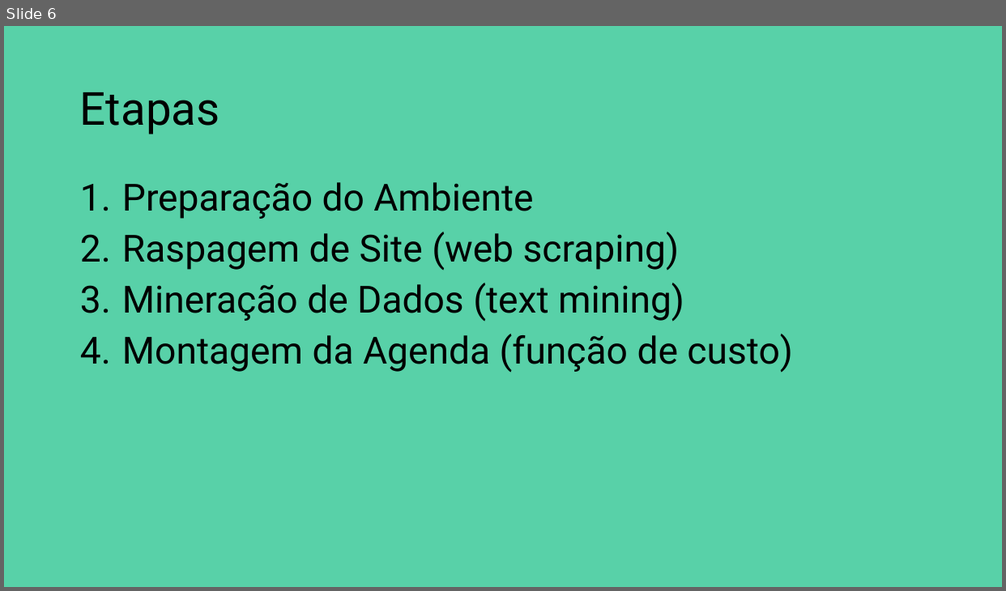
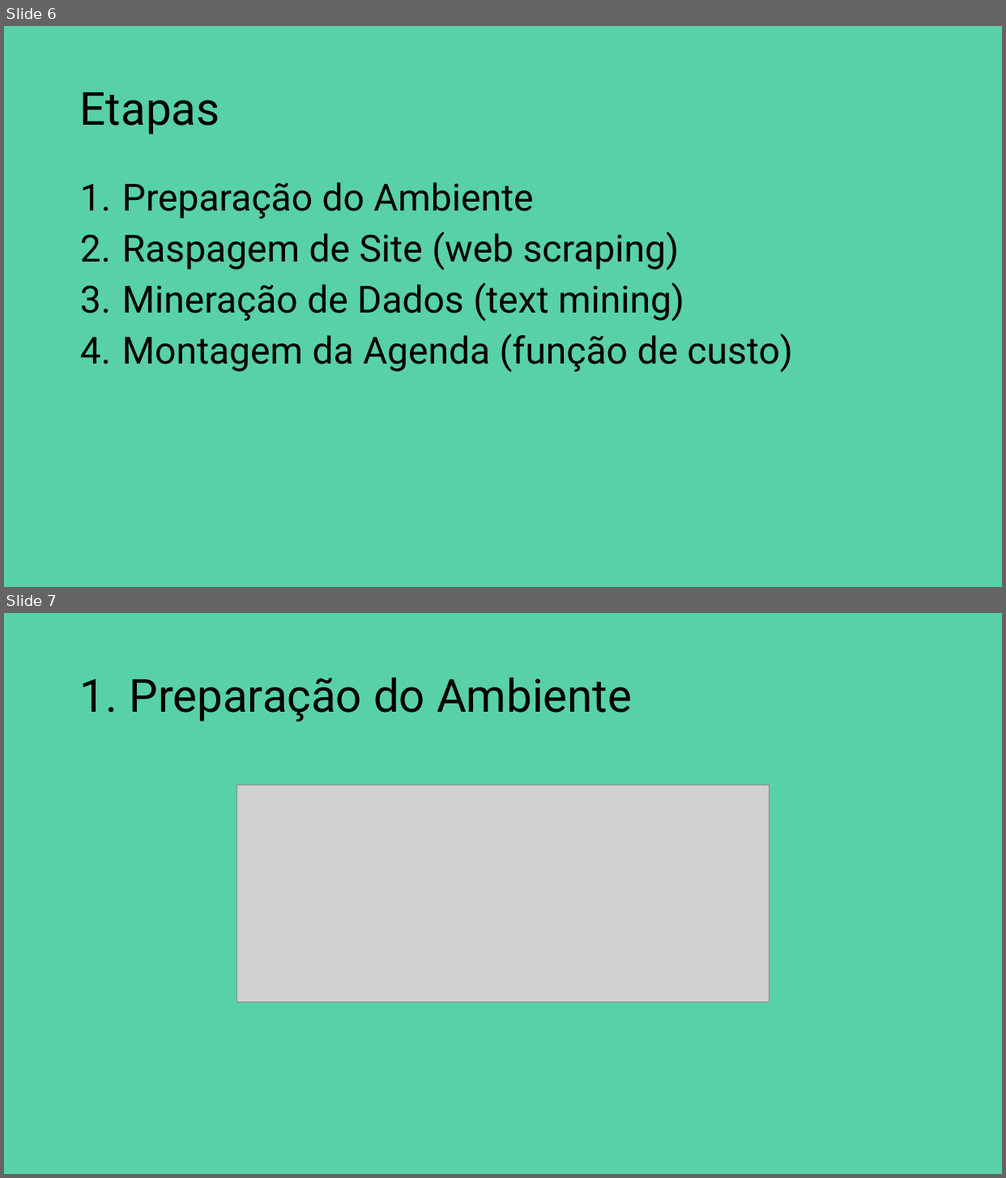
Before and after one commit to rnmourao/sxsw-ai-roster, a slide deck: sxsw.pptx. Shown one above the other, each under a label of ours: slide 6 before the commit, slides 6 and 7 after it. The pictures are 1006x591 and 1006x1178 pixels, drawn with LibreOffice and Linux fonts; fonts in the diff are those of the drawing; grey boxes stand for pictures. Boxes give left, top, right and bottom in pixels: in the first picture for what was removed or moved away, otherwise in the second. Text is boxed around its words. In the diff, an @@ line names an element or a change of style, - is before the commit and + after.

```diff
--- a/sxsw.pptx
+++ b/sxsw.pptx
@@ slide 7 added at [4,613,1002,1174], background #58D1A8 @@
@@ title added at [80,677,632,722], 44 pt, text #000000 @@
+1. Preparação do Ambiente
@@ picture added at [236,786,769,1003] @@
```
Also in this commit, not shown: 3 other slides added.
